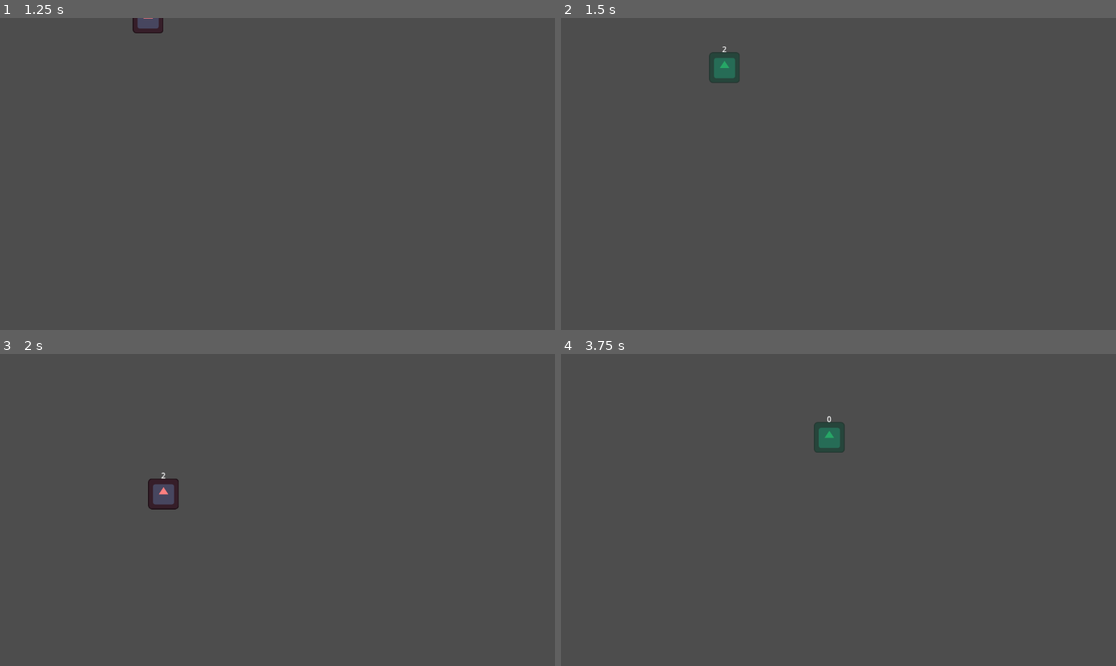
Above: before the commit, frames 1-4 (two rows, left to right).
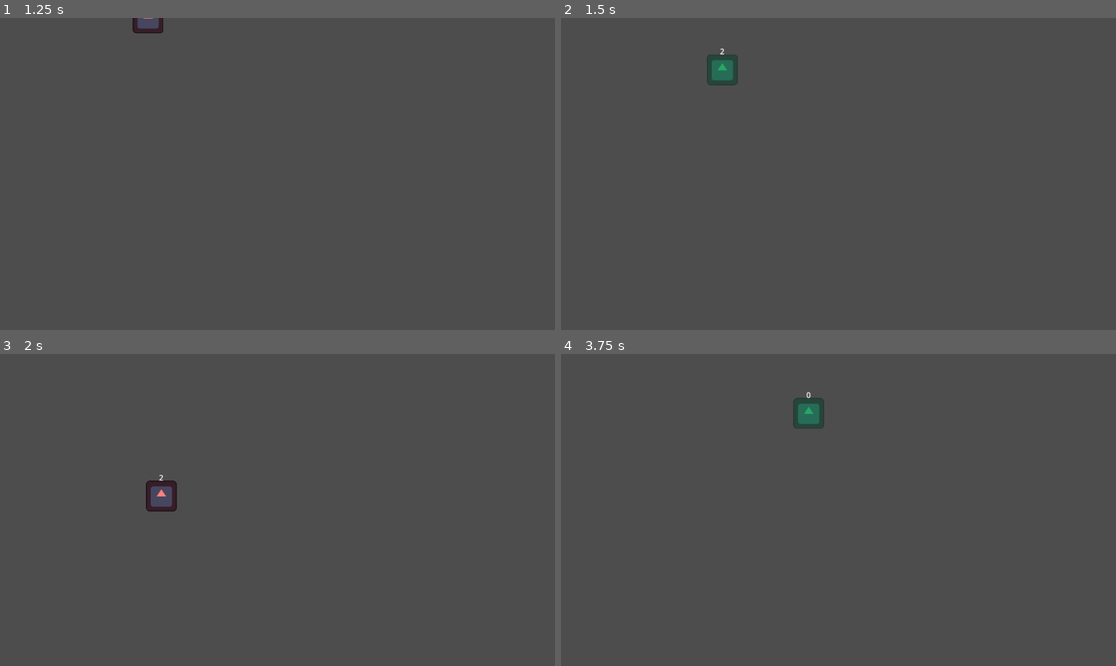
Above: after the commit, the same moments.

Repository: gaantoine/Virion
Game: Godot game, scene res://Scenes/PlayerCharacter/player.tscn
Same seed, same stepped clock (60 frames per second), same inputs: the game is played once before the commit and once after it. The engine's default icon, where the game draws it, is replaced by a stand-in: a white triangle on a blue panel in a dark square.
Inputs:
- Up to frame 1 (1.25 s): tap Enter at 0.5 s; hold D (move_right) from 0.53 s (still down); hold Space (dodge) from 0.53 s (still down)
- Up to frame 2 (1.5 s): release D (move_right) at 1.28 s; release Space (dodge) at 1.28 s; hold S (move_down) from 1.28 s (still down); tap Space (dodge) at 1.35 s
- Up to frame 3 (2 s): keep holding S (move_down)
- Up to frame 4 (3.75 s): release S (move_down) at 2.03 s; hold D (move_right) 2.03-2.78 s; hold Space (dodge) 2.03-2.78 s; hold W (move_up) 2.78-3.53 s; tap Space (dodge) at 2.85 s; hold A (move_left) from 3.53 s (still down); hold Space (dodge) from 3.53 s (still down)

Frame 1 is identical in both runs. In frame 2, 0.3% of the frame differs, in the area x 26-33%, y 9-22%; in frame 3, 0.3%; in frame 4, 1.0%, in the area x 41-52%, y 12-32%.

Commit message:
snappier movement, added property descriptions

Diff:
--- a/Scenes/PlayerCharacter/player.gd
+++ b/Scenes/PlayerCharacter/player.gd
@@ -1,17 +1,25 @@
 extends CharacterBody2D
 
 @export_category("Walking")
+## Top movement speed of character, pixels/second
 @export var max_speed:float = 300
-@export var accel_ratio:float = 4
+## How fast the player gets up to speed compared to the max speed. Lower value for floatiness, raise it for snappiness.
+@export var accel_ratio:float = 12
 
 @export_category("Dodging")
+## Travel distance of dodge
 @export var dodge_range:float = 150
+## Duration of dodge travel and iframes, in seconds.
 @export var dodge_time:float = 0.2
+## Cooldown between dodge uses in seconds. Starts when the dodge is triggered, not when it ends.
 @export var dodge_cooldown:float = 0.75
 
 @export_category("Energy")
+## Max number of consecutive dodges
 @export var max_energy:float = 4
+## Rate at which energy regenerates per second.
 @export var energy_regen_rate:float = 1
+## Delay (in seconds) after consuming energy before regeneration resumes.
 @export var energy_regen_delay:float = 1
 
 @onready var energy:float = max_energy
@@ -38,6 +46,7 @@
 
 	# math for exponential decay for movement decel
 	var friction_exp:float = exp(-accel_ratio)
+	print(friction_exp)
 	var accel:Vector2 = move_dir * max_speed * accel_ratio * delta
 	var decay:float = friction_exp ** delta
 
